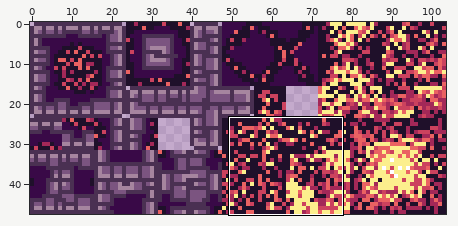
Two states of a sprite sheet, assets/graphics/map/fire.png. The picture above shows the old version from afar; the outline marks the close-up.
Close-up. First the earlier version:
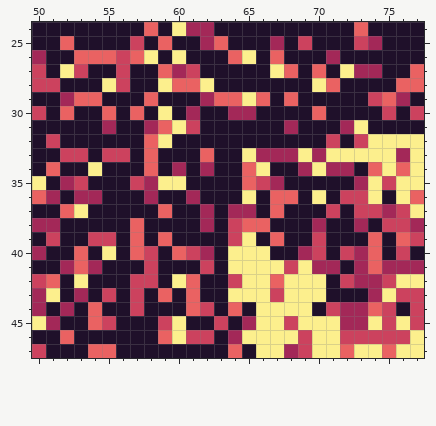
The file is 104x48 pixels. Shown: x 50..77, y 24..47.
New version:
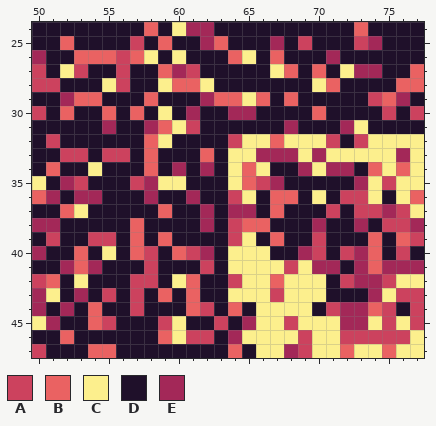
Palette (. is transparent): A #cc425e  B #ea6262  C #fcef8d  D #1f102a  E #a32858
Author's note on the commit: Updated a bad fire tile
Changes in this commit:
The author changed colour D to colour A in row 32 at x 64; in row 36 at x 64.
The author changed colour D to colour B in row 32 at x 67.
The author changed colour D to colour C in row 32 at x 65 to 66 and 68 to 70; in rows 33 to 35 at x 64.
